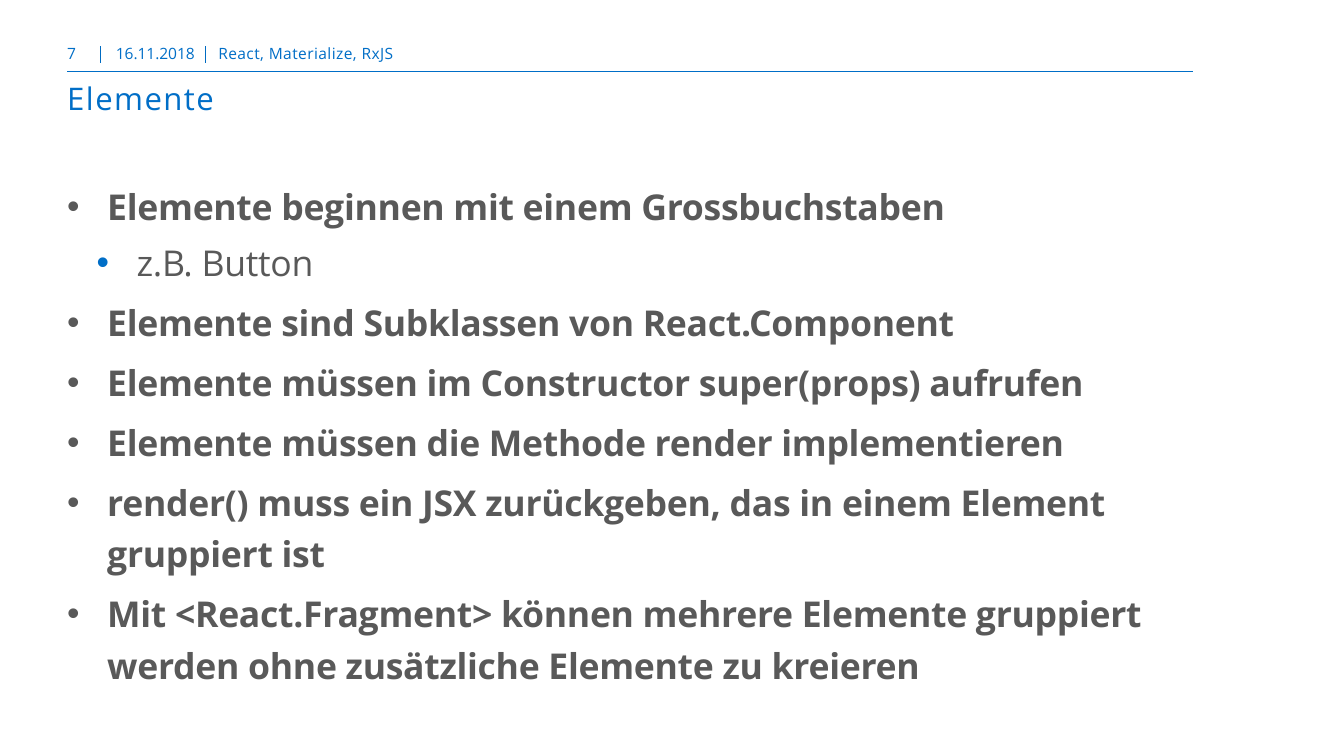
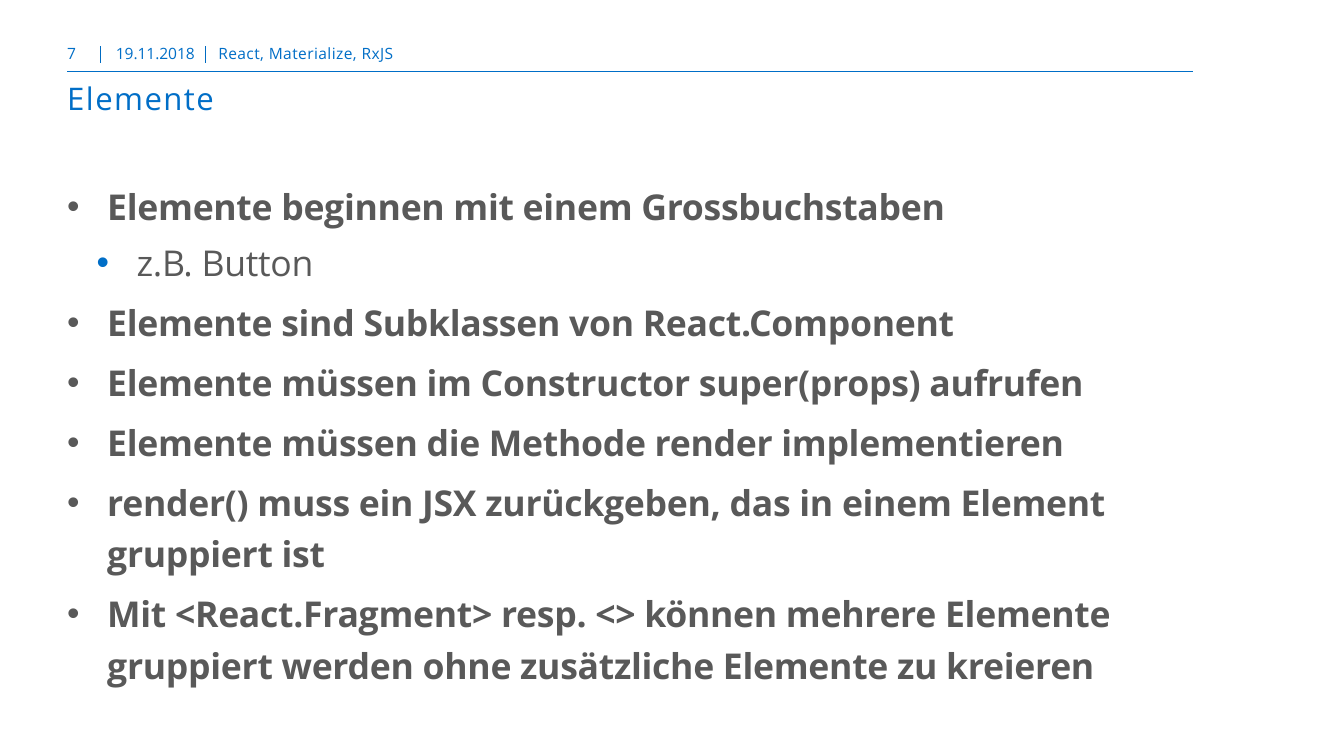
Before and after one commit to markusborer/ReactKursZuerich, a slide deck: slide 7 of React.pptx. Drawn at 1344x756 pixels with LibreOffice and Linux fonts; fonts in the diff are those of the drawing; background and template pictures are left out. Boxes give left, top, right and bottom in pixels: in the first picture for what was removed or moved away, otherwise in the second. Text is boxed around its words. In the diff, an @@ line names an element or a change of style, - is before the commit and + after.

```diff
--- a/React.pptx
+++ b/React.pptx
@@ text at [116,47,195,59]: text changed @@
-16.11.2018
+19.11.2018
@@ text at [107,600,1110,688]: text changed @@
-• Mit <React.Fragment> können mehrere Elemente gruppiert werden ohne zusätzliche Elemente zu kreieren
+• Mit <React.Fragment> resp. <> können mehrere Elemente gruppiert werden ohne zusätzliche Elemente zu kreieren
```
Also in this commit, not shown: 43 other slides changed.
